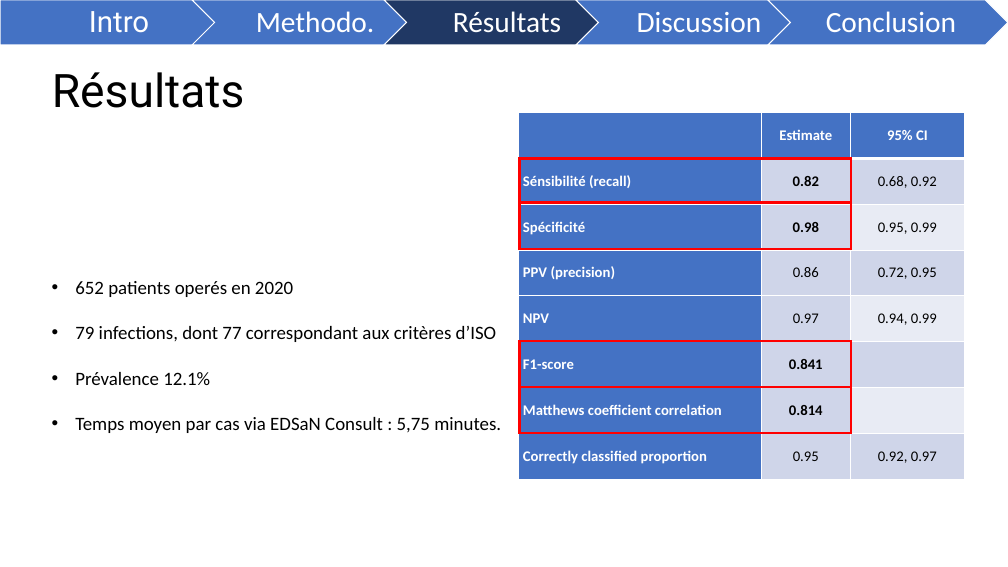
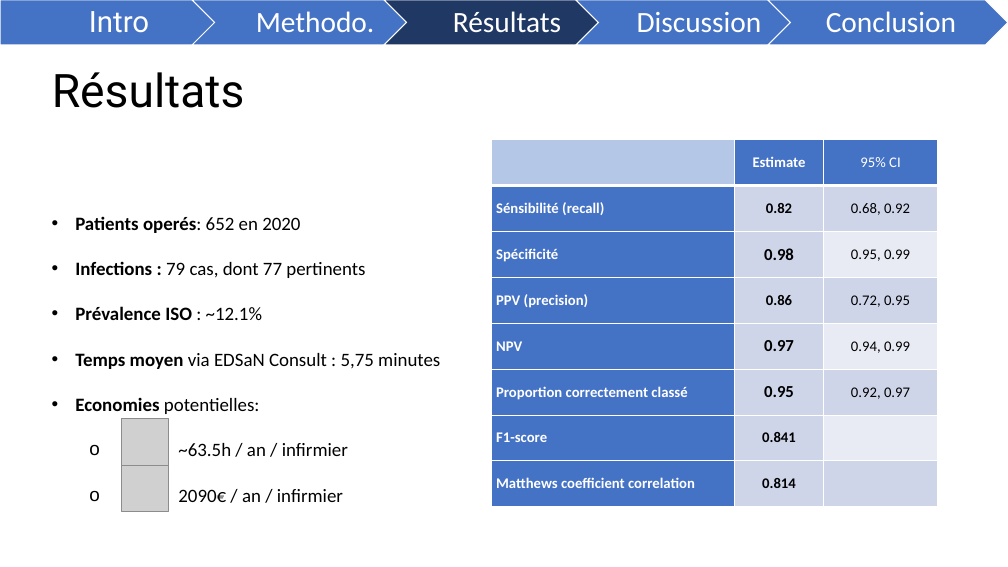
Before and after one commit to FrancescoMonti-source/theses_internes, a slide deck: slide 8 of memoire/reports/DÉTECTION SEMI-AUTOMATISÉE DES INFECTIONS POST-OPÉRATOIRES.pptx. Drawn at 1008x567 pixels with LibreOffice and Linux fonts; fonts in the diff are those of the drawing; grey boxes stand for pictures. Boxes give left, top, right and bottom in pixels: in the first picture for what was removed or moved away, otherwise in the second. Text is boxed around its words. In the diff, an @@ line names an element or a change of style, - is before the commit and + after.

```diff
--- a/memoire/reports/DÉTECTION SEMI-AUTOMATISÉE DES INFECTIONS POST-OPÉRATOIRES.pptx
+++ b/memoire/reports/DÉTECTION SEMI-AUTOMATISÉE DES INFECTIONS POST-OPÉRATOIRES.pptx
@@ table at [492, 140, 938, 507] @@
+row 6: Proportion correctement classé | 0.95 | 0.92, 0.97
-row 8: Correctly classified proportion | 0.95 | 0.92, 0.97
@@ fill #4472C4 to #B4C7E7 in row 1, column 1 @@
@@ bold off in "95% CI" @@
@@ size 14 to 16 pt in "0.98", "0.97" @@
@@ bold on in "0.86", "0.97" @@
@@ table: place and size @@
-table at [519, 113, 965, 479]
+table at [492, 140, 938, 507]
@@ rectangle removed at [520, 158, 851, 201] @@
@@ rectangle removed at [520, 203, 851, 250] @@
@@ text at [75, 216, 440, 502]: text changed @@
-• 652 patients operés en 2020
-• 79 infections, dont 77 correspondant aux critères d’ISO
-• Prévalence 12.1%
-• Temps moyen par cas via EDSaN Consult : 5,75 minutes.
+• Patients operés: 652 en 2020
+• Infections : 79 cas, dont 77 pertinents
+• Prévalence ISO : ~12.1%
+• Temps moyen via EDSaN Consult : 5,75 minutes
+• Economies potentielles:
+  o ~63.5h / an / infirmier
+  o 2090€ / an / infirmier
@@ rectangle removed at [520, 341, 851, 387] @@
@@ rectangle removed at [520, 387, 851, 433] @@
@@ picture added at [122, 418, 169, 465] @@
@@ picture added at [122, 465, 168, 511] @@
```
Also in this commit, not shown: 2 other slides changed, 1 slide removed.
